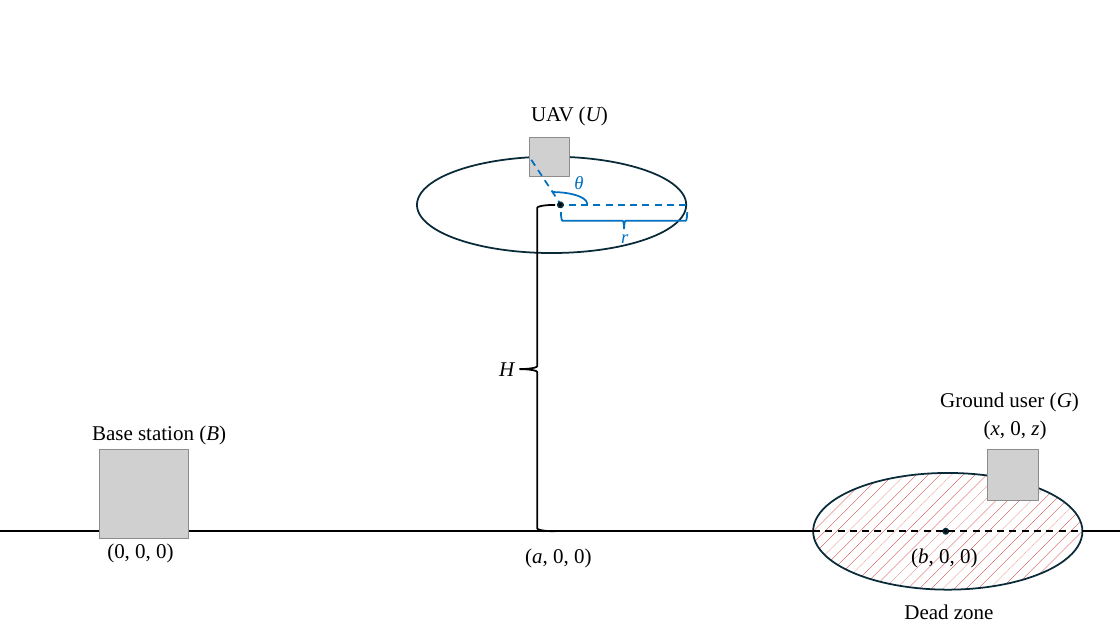
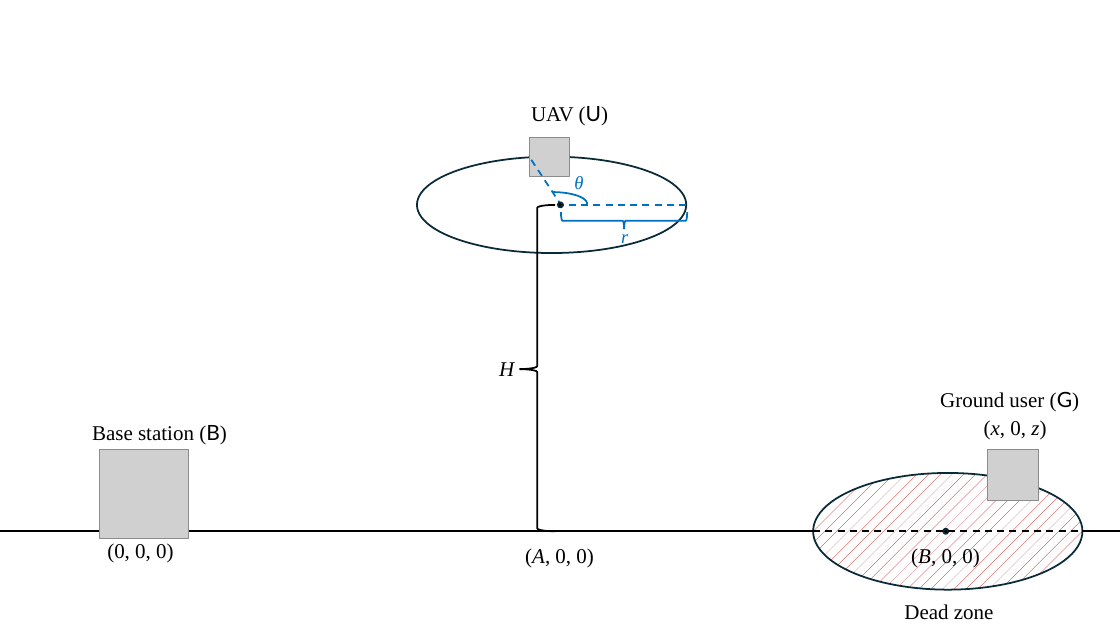
Before and after one commit to danielbonkowsky/uav-optimization, a slide deck: slide 1 of system-model.pptx. Drawn at 1120x630 pixels with LibreOffice and Linux fonts; fonts in the diff are those of the drawing; grey boxes stand for pictures. Boxes give left, top, right and bottom in pixels: in the first picture for what was removed or moved away, otherwise in the second. Text is boxed around its words. In the diff, an @@ line names an element or a change of style, - is before the commit and + after.

Commit message:
Modified system-model to match overleaf

```diff
--- a/system-model.pptx
+++ b/system-model.pptx
@@ text "UAV (U)" at (531, 106, 608, 126): font Times New Roman to Lato, italic off in "(U)" @@
@@ text "Ground user (G)" at (940, 391, 1079, 412): font Times New Roman to Lato, italic off in "(G)" @@
@@ text "Base station (B)" at (92, 425, 227, 445): font Times New Roman to Lato, italic off in "(B)" @@
@@ text at (525, 548, 593, 568): text changed @@
-(a, 0, 0)
+(A, 0, 0)
@@ text at (911, 547, 979, 568): text changed @@
-(b, 0, 0)
+(B, 0, 0)
```
